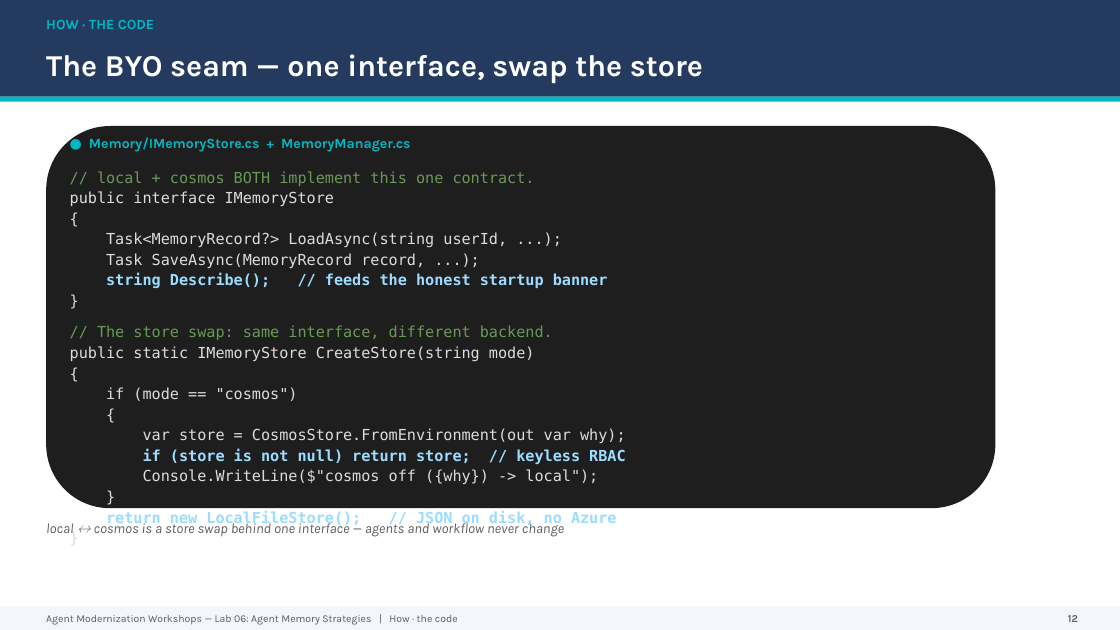
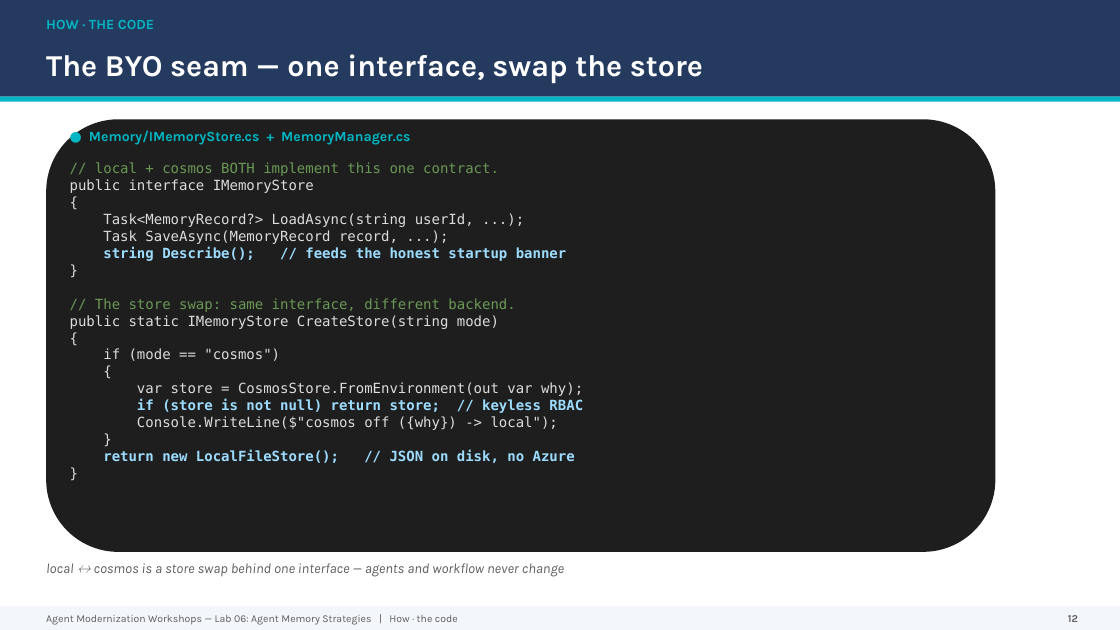
Before and after one commit to bradrlaw/agent-modernization-workshops, a slide deck: slide 12 of labs/lab06-multi-agent/presentation/Lab06-Agent-Memory-Strategies.pptx. Drawn at 1120x630 pixels with LibreOffice and Linux fonts; fonts in the diff are those of the drawing. Boxes give left, top, right and bottom in pixels: in the first picture for what was removed or moved away, otherwise in the second. Text is boxed around its words. In the diff, an @@ line names an element or a change of style, - is before the commit and + after.

```diff
--- a/labs/lab06-multi-agent/presentation/Lab06-Agent-Memory-Strategies.pptx
+++ b/labs/lab06-multi-agent/presentation/Lab06-Agent-Memory-Strategies.pptx
@@ rounded rectangle: place and size @@
-rounded rectangle at [46, 126, 996, 508]
+rounded rectangle at [46, 119, 996, 552]
@@ text "● Memory/IMemoryStore.cs + MemoryManager.cs": place and size @@
-text "● Memory/IMemoryStore.cs + MemoryManager.cs" at [89, 137, 410, 152]
+text "● Memory/IMemoryStore.cs + MemoryManager.cs" at [89, 130, 410, 145]
@@ text "// local + cosmos BOTH ...": place and size @@
-text "// local + cosmos BOTH ..." at [70, 171, 626, 527]
+text "// local + cosmos BOTH ..." at [70, 162, 583, 463]
@@ text "// local + cosmos BOTH ..." at [70, 162, 583, 463]: size 13 to 12 pt; line spacing 1 to 14.5pt; less space between paragraphs @@
@@ text "local ↔ cosmos is a ...": place and size @@
-text "local ↔ cosmos is a ..." at [46, 520, 564, 537]
+text "local ↔ cosmos is a ..." at [46, 563, 564, 577]
```
Also in this commit, not shown: 2 other slides changed.
